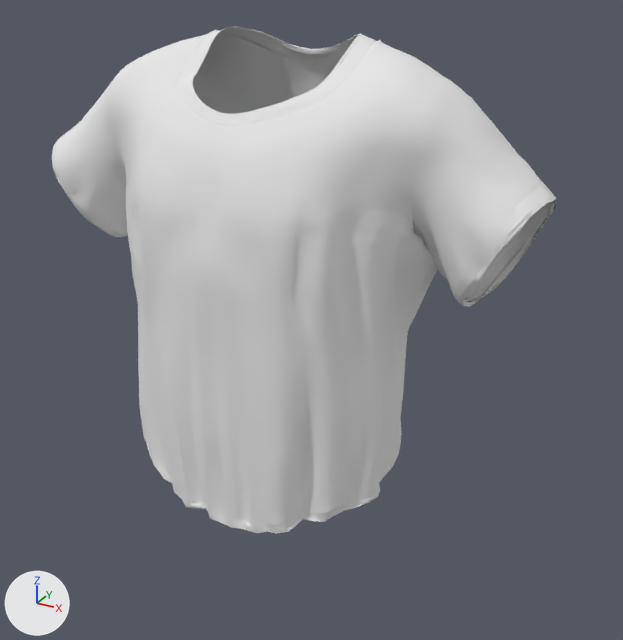
One commit to the glTF model public/3d/avatar/MEN/Body/Slim/Sizes/Tshirt/Tshirt_L.glb: the scene before it, then after it.
One viewpoint serves both versions: a 50 mm lens placed at (11.29, -18.04, 31.19), pointed at (0.98, 0.72, 21.81). Lighting does not change. The marker at lower left points along +X, +Y and +Z. Vertices at the same position are counted once.

In view in the first picture: 'TShirt_for_Genesis.003'.
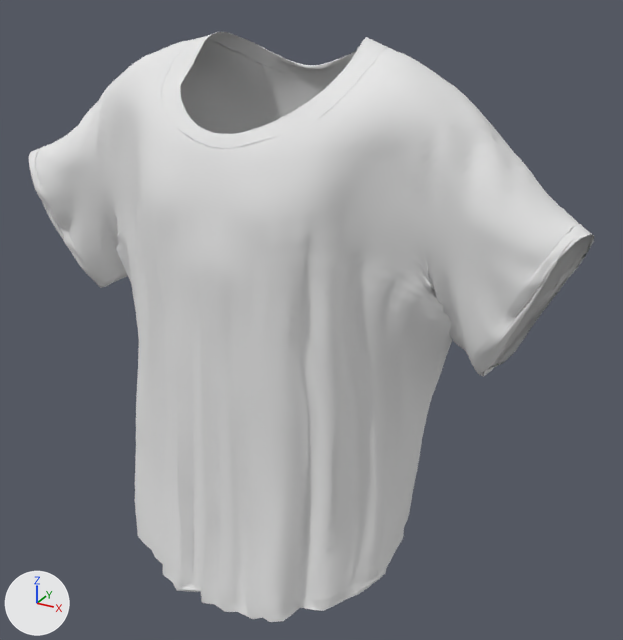
Location of each change, [x1, y1, x2, y2] in pixels of the pictures (623 x 640 px):
'TShirt_for_Genesis.003', reshaped, moved, rescaled (12% wider, 16% taller): before [52, 27, 557, 534]; after [29, 32, 595, 622]

The change, as a list of edits to the scene's bpy script:
```text
Change me_tshirt_for_genesis_005:
    used by ob_tshirt_for_genesis_003; location = (0.0, 0.0, 0.0); rotation_euler = (1.571, 0.0, 0.0), in degrees (90, 0, 0); scale = (6.28, 6.28, 6.28)
    remove me_tshirt_for_genesis_005.from_pydata(...)  # 13206 vertices, 26176 faces; spans x -1.14..1.12, y 2.71..4.64, z -0.53..0.44
    add me_tshirt_for_genesis_005.from_pydata(...)  # 13206 vertices, 26176 faces; spans x -1.16..1.15, y -1.29..0.77, z -0.44..0.53
    me_tshirt_for_genesis_005 part 1: 13206 of 13206 vertices moved; they spanned x -1.14..1.12, y 2.71..4.64, z -0.53..0.44 and now span x -1.16..1.15, y -1.29..0.77, z -0.44..0.53; mean shift (0.01, -3.96, 0.09); largest move (-0.62, 2.86, 0.1) -> (-0.59, -1.18, 0.2)
Change ob_tshirt_for_genesis_003:
    ob_tshirt_for_genesis_003.location: (0.0, 0.0, 0.0) -> (-0.1, 0.46, 23.67)
    ob_tshirt_for_genesis_003.scale: (6.28, 6.28, 6.28) -> (7.03, 7.03, 7.03)
```
